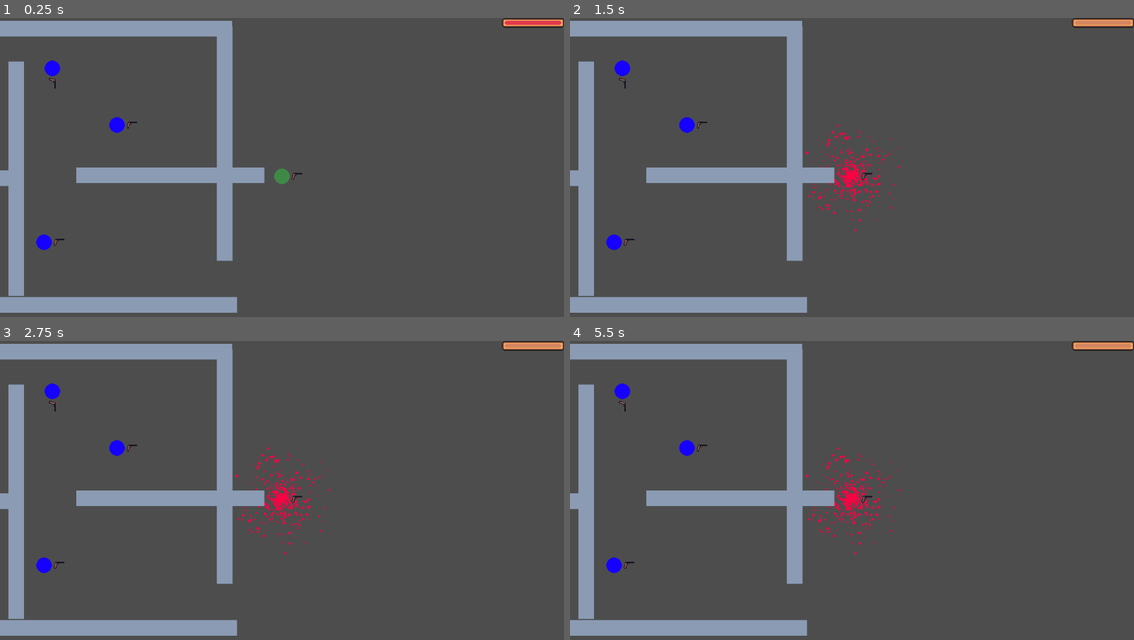
Above: before the commit, frames 1-4 (two rows, left to right).
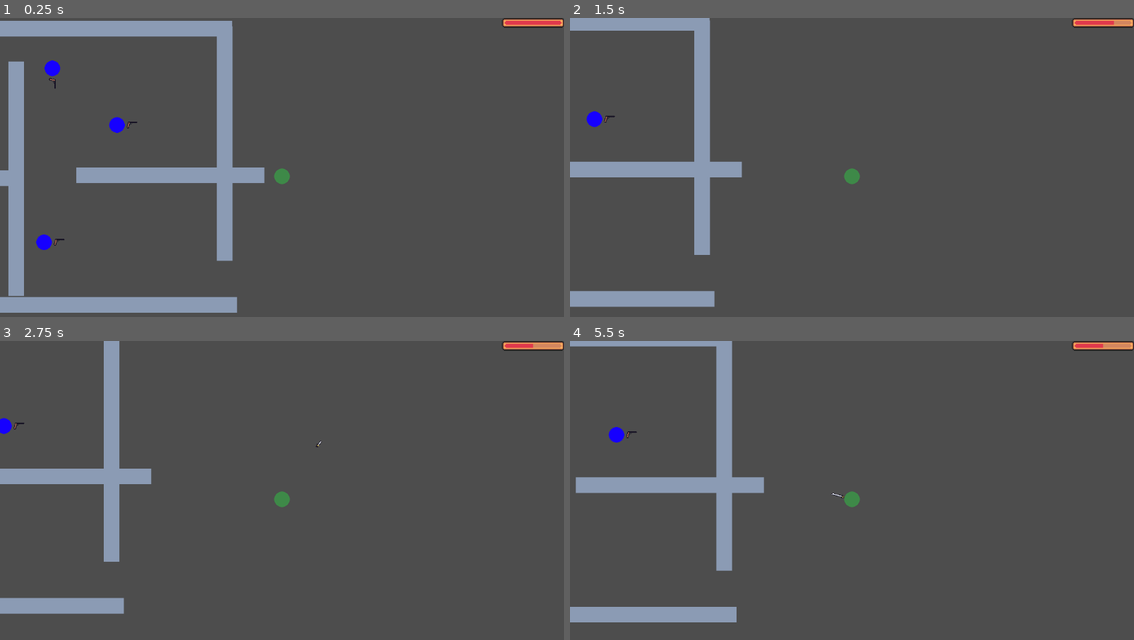
Above: after the commit, the same moments.

Repository: whocares-abt/fast-pace
Game: Godot game, scene res://Scenes/debug_map.tscn
The game is run twice, just before and just after one commit, with the same random seed, the same clock (stepped at 60 frames per second) and the same inputs.
Inputs (mouse positions are in pixels of both pictures, inside the frame that each line leads up to):
- Up to frame 1 (0.25 s): no input
- Up to frame 2 (1.5 s): tap Enter at 0.5 s; move the mouse to (976, 161) at 0.52 s; press the mouse at (976, 161) at 0.53 s; hold D (move_right) 0.53-1.28 s; tap Shift (bullet_time) at 0.8, 1.35 s; move the mouse to (739, 191) at 1.27 s; release the mouse at (739, 191) at 1.28 s; hold S (move_down) from 1.28 s (still down)
- Up to frame 3 (2.75 s): click (169, 514) at 1.55 s; move the mouse to (338, 430) at 2.02 s; release S (move_down) at 2.03 s; hold D (move_right) from 2.03 s (still down); hold Right mouse button (ability) from 2.03 s (still down); tap Shift (bullet_time) at 2.3 s
- Up to frame 4 (5.5 s): move the mouse to (823, 562) at 2.77 s; release D (move_right) at 2.78 s; release Right mouse button (ability) at 2.78 s; hold W (move_up) 2.78-3.53 s; click (823, 562) at 2.85 s; move the mouse to (1021, 547) at 3.52 s; hold Shift (bullet_time) 3.53-4.28 s; hold A (move_left) 3.53-5.03 s; move the mouse to (682, 451) at 4.27 s; click (682, 451) at 4.35 s; move the mouse to (880, 499) at 5.02 s; hold S (move_down) from 5.03 s (still down); hold Shift (bullet_time) from 5.03 s (still down)

The runs differ from the first frame. In frame 1, less than 0.1% of the frame differs, in the area x 51-54%, y 51-55%; in frame 2, 13%; in frame 3, 15%; in frame 4, 15%, in the area x 0-95%, y 0-99%.
Error before the commit: Parse Error: Expected indented block after function declaration. (res://Scripts/Combat/weapon.gd:108)

Commit message:
Added weapon deflection

Diff:
--- a/Resources/Combat/pistol.tres
+++ b/Resources/Combat/pistol.tres
@@ -8,5 +8,5 @@
 weapon_name = "pistol"
 firing_rate = 1.0
 attack_hold = 0.1
-projectile_speed = 3000.0
+projectile_speed = 1500.0
 metadata/_custom_type_script = "uid://dqsfxyh6jojdx"
--- a/Scenes/Characters/player_character.tscn
+++ b/Scenes/Characters/player_character.tscn
@@ -43,7 +43,6 @@
 
 [node name="PlayerCharacter" type="CharacterBody2D"]
 script = ExtResource("1_l560e")
-max_health = 10000
 
 [node name="CombatAbilities" type="Node2D" parent="."]
 
--- a/Scenes/Combat/bullet.tscn
+++ b/Scenes/Combat/bullet.tscn
@@ -40,5 +40,6 @@
 trail_lifetime = 0.06999999999999999
 process_material = ExtResource("4_3m52h")
 
+[connection signal="deflect" from="Hurtbox" to="." method="_on_hurtbox_deflect"]
 [connection signal="area_entered" from="EnvironmentCollider" to="." method="_on_environment_collider_area_entered"]
 [connection signal="body_entered" from="EnvironmentCollider" to="." method="_on_environment_collider_body_entered"]
--- a/Scripts/Characters/enemy_character.gd
+++ b/Scripts/Characters/enemy_character.gd
@@ -71,7 +71,7 @@
 	if (not nav_comp.is_target_reached()):
 		nav_to_goal() # Goal is player
 
-	#weapon.attack(player.global_position - global_position)
+	weapon.attack(player.global_position - global_position)
 
 func patrol_behaviour():
 	velocity = Vector2.ZERO # Depend on patrol path for movement
--- a/Scripts/Combat/bullet.gd
+++ b/Scripts/Combat/bullet.gd
@@ -8,6 +8,7 @@
 @export var velocity : Vector2 = Vector2(700, 0)
 
 @export var map_edge = 1500
+var bullet_type
 
 var sprite_map = {
 	"bullet" : "res://Assets/Art/Textures/Combat/bullet.png",
@@ -18,6 +19,7 @@
 	hurtbox.add_hurtbox_owners(new_owners)
 
 func _ready() -> void:
+	bullet_type = "bullet"
 	await get_tree().create_timer(0.05).timeout
 	enable_particles()
 
@@ -26,12 +28,13 @@
 	if (abs(position.x) > map_edge || abs(position.y) > map_edge):
 		queue_free()
 
-func change_sprite(new_sprite):
-	var sprite_file = sprite_map[new_sprite]
+func change_bullet_type(new_type):
+	bullet_type = new_type
+	var sprite_file = sprite_map[bullet_type]
 	sprite.texture = load(sprite_file)
 
 	# Remove trail for knife
-	if (new_sprite == "knife"):
+	if (new_type == "knife"):
 		particles.amount_ratio = 0
 
 # Changing velocity
@@ -55,3 +58,7 @@
 
 func enable_particles():
 	particles.emitting = true
+
+func _on_hurtbox_deflect() -> void:
+	if (bullet_type == "bullet"):
+		velocity = -velocity
--- a/Scripts/Combat/bullet_time.gd
+++ b/Scripts/Combat/bullet_time.gd
@@ -1,7 +1,7 @@
 extends Ability
 
-@export var slowdown = 0.3
-@export var bullet_time_duration = 1
+@export var slowdown = 0.1
+@export var bullet_time_duration = 3
 
 func _ready() -> void:
 	load_stats("res://Resources/Combat/bullet_time.tres")
--- a/Scripts/Combat/hitbox.gd
+++ b/Scripts/Combat/hitbox.gd
@@ -9,3 +9,7 @@
 func disable_hitbox():
 	monitorable = false
 	monitoring = false
+
+func enable_hitbox():
+	monitorable = true
+	monitoring = true
--- a/Scripts/Combat/hurtbox.gd
+++ b/Scripts/Combat/hurtbox.gd
@@ -1,6 +1,8 @@
 extends Area2D
 
 @export var hurtbox_owners : Array[String]
+
+signal deflect
 
 func add_hurtbox_owners(new_owners):
 	for new_owner in new_owners:
@@ -13,3 +15,7 @@
 func disable_hurtbox():
 	monitorable = false
 	monitoring = false
+
+func deflection(deflection_hitbox_owners):
+	add_hurtbox_owners(deflection_hitbox_owners)
+	deflect.emit()
--- a/Scripts/Combat/knife_throw.gd
+++ b/Scripts/Combat/knife_throw.gd
@@ -24,7 +24,7 @@
 	knife.set_speed(projectile_speed)
 	knife.set_direction(direction)
 	knife.add_hurtbox_owners(["Player"])
-	knife.change_sprite("knife")
+	knife.change_bullet_type("knife")
 
 	CombatSignalBus.emit_signal("bullet_shot", knife, start_position)
 
--- a/Scripts/Combat/weapon.gd
+++ b/Scripts/Combat/weapon.gd
@@ -36,6 +36,7 @@
 func _ready() -> void:
 	equip_weapon("katana")
 	melee_hurtbox.disable_hurtbox()
+	deflection_hitbox.disable_hitbox()
 
 func update_stats():
 	ranged = stats.ranged
@@ -91,8 +92,10 @@
 
 func melee_attack():
 	melee_hurtbox.enable_hurtbox()
+	deflection_hitbox.enable_hitbox()
 	await get_tree().create_timer(attack_hold).timeout
 	melee_hurtbox.disable_hurtbox()
+	deflection_hitbox.disable_hitbox()
 
 func get_hurtbox_location():
 	return melee_hurtbox.global_position
@@ -106,8 +109,7 @@
 	$WeaponPivot/AttackHurtbox/CollisionShape2D.scale = Vector2(0.7, 0.7)
 
 func remove_deflection():
-
-
+	deflection_hitbox.queue_free()
 
 func _on_deflection_hitbox_hurtbox_entered(area: Variant) -> void:
-	pass # Replace with function body.
+	area.deflection(hurtbox_owners)
